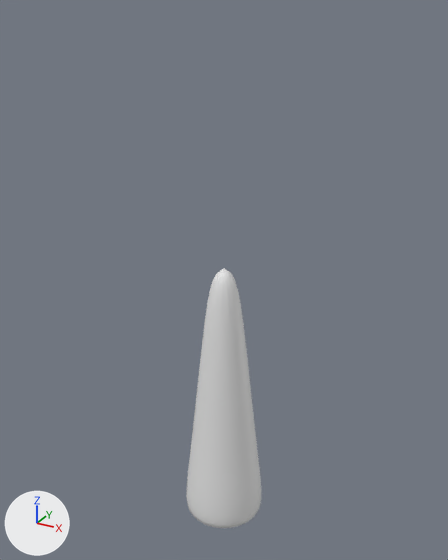
One commit to the Blender file purple_mushroom.blend: the scene before it, then after it.
Before and after are seen from a 50 mm camera at (6.97, -12.68, 12.76) aimed at (-0.13, 0.23, 6.31). The axes (+X, +Y, +Z) are drawn at lower left. The lights are the same throughout.
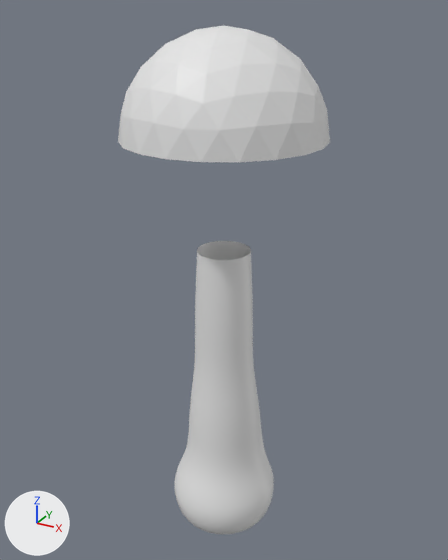
Changed parts and their boxes (x1, y1, x2, y2) in the pictures (448 x 560 px):
'Icosphere', added
    after: (118, 26, 330, 162)
'Cylinder', reshaped (33% wider, 13% taller)
    before: (187, 268, 261, 528)
    after: (175, 241, 274, 534)

Diff of the bpy script that builds the scene:
```diff
--- a/purple_mushroom.blend.py
+++ b/purple_mushroom.blend.py
@@ me_cylinder @@
 # used by ob_cylinder; location = (0.0, 0.0, 0.0)
-me_cylinder.from_pydata(...)  # 112 vertices, 98 faces; spans x -1.24..1.24, y -1.24..1.24, z -1.0..6.82
+me_cylinder.from_pydata(...)  # 256 vertices, 225 faces; spans x -1.62..1.62, y -1.62..1.62, z -1.0..7.24
+# me_cylinder part 1: 101 vertices removed from x -1.24..1.24, y -1.24..1.24, z -1.0..6.82; 245 vertices added at x -1.62..1.62, y -1.62..1.62, z -1.0..7.24
@@ me_icosphere @@
+me_icosphere.from_pydata(...)  # 111 vertices, 181 faces; spans x -2.42..2.42, y -2.42..2.42, z 0.0..2.42
@@ ob_icosphere @@
+ob_icosphere = bpy.data.objects.new('Icosphere', me_icosphere)
+ob_icosphere.location = (0.0, 0.0, 9.99)
```
